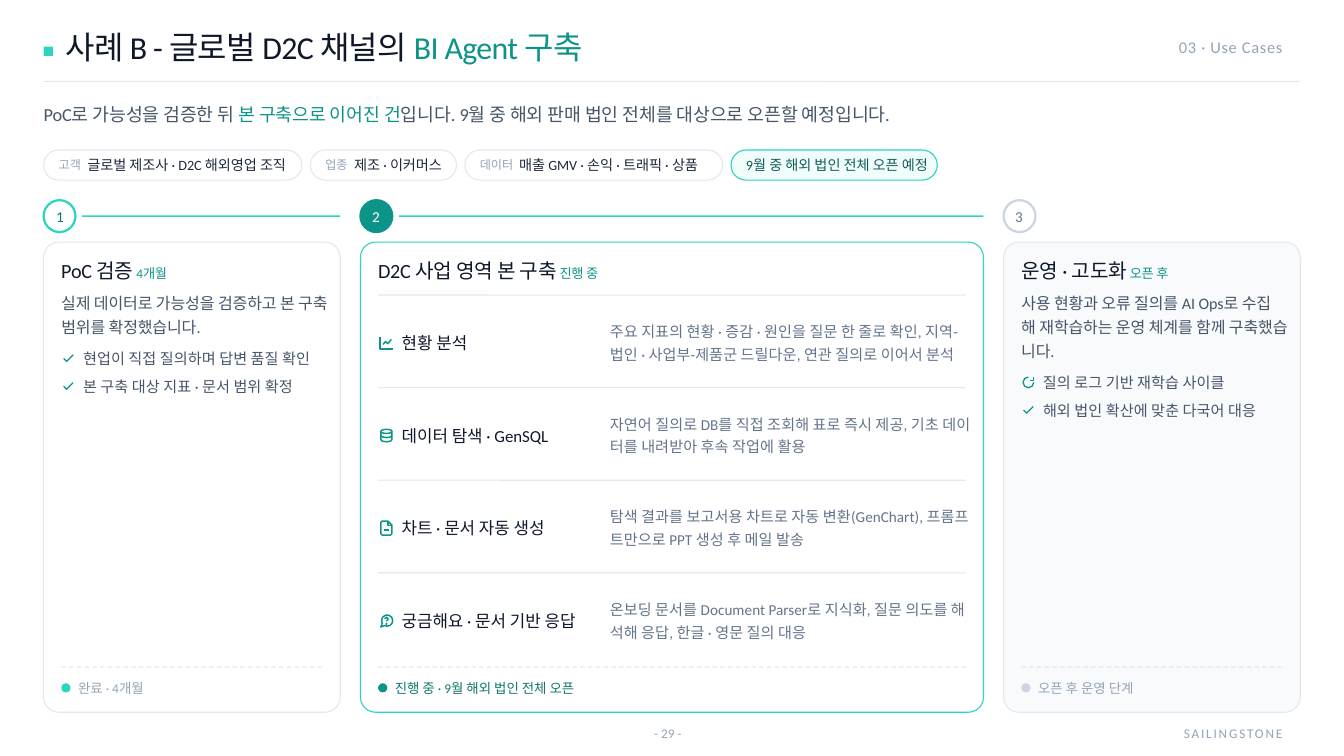
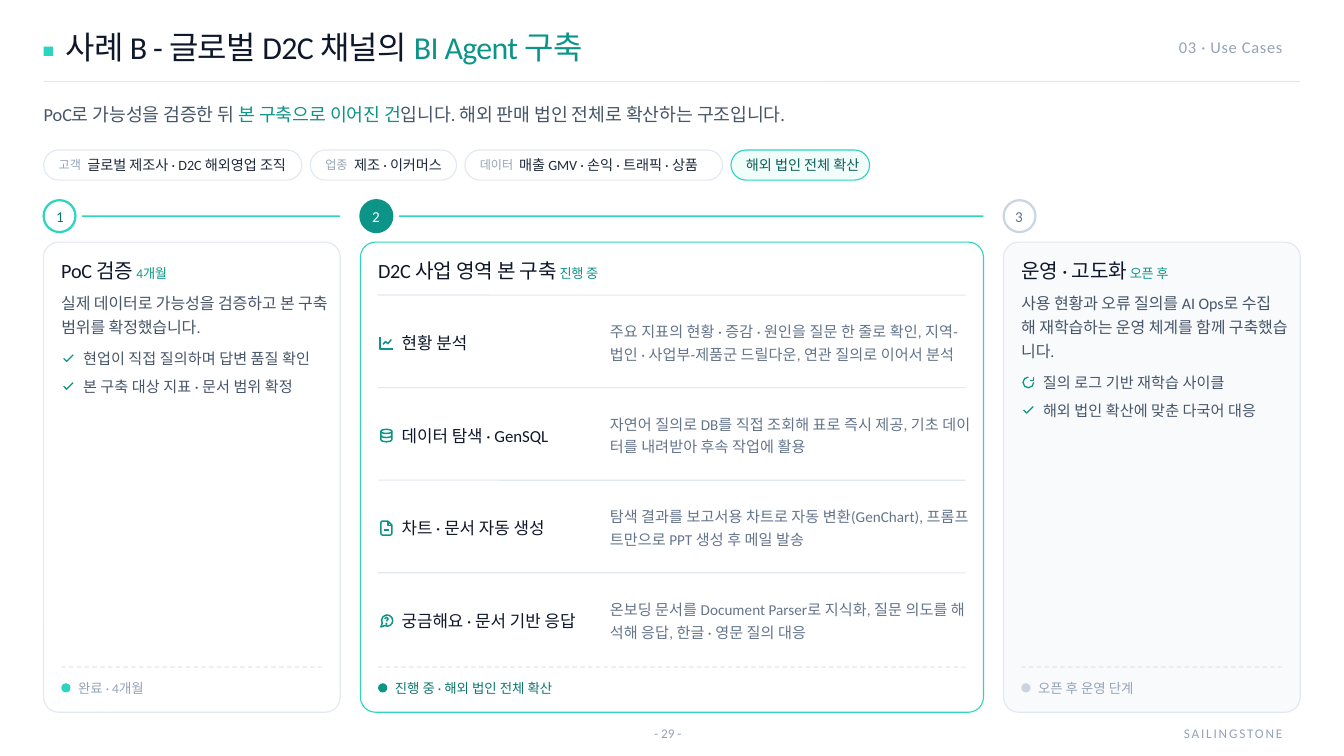
Before and after one commit to sellect-team/doc, a slide deck: slide 29 of docs/company/_source/company-intro-2026.pptx. Drawn at 1344x756 pixels with LibreOffice and Linux fonts; fonts in the diff are those of the drawing. Boxes give left, top, right and bottom in pixels: in the first picture for what was removed or moved away, otherwise in the second. Text is boxed around its words. In the diff, an @@ line names an element or a change of style, - is before the commit and + after.

```diff
--- a/docs/company/_source/company-intro-2026.pptx
+++ b/docs/company/_source/company-intro-2026.pptx
@@ text at [44,105,785,123]: text changed @@
-PoC로 가능성을 검증한 뒤 본 구축으로 이어진 건입니다. 9월 중 해외 판매 법인 전체를 대상으로 오픈할 예정입니다.
+PoC로 가능성을 검증한 뒤 본 구축으로 이어진 건입니다. 해외 판매 법인 전체로 확산하는 구조입니다.
@@ rounded rectangle: place and size @@
-rounded rectangle at [731,151,937,180]
+rounded rectangle at [731,151,870,180]
@@ text at [746,158,859,171]: text changed @@
-9월 중 해외 법인 전체 오픈 예정
+해외 법인 전체 확산
@@ text at [395,682,553,694]: text changed @@
-진행 중 · 9월 해외 법인 전체 오픈
+진행 중 · 해외 법인 전체 확산
```
Also in this commit, not shown: 19 other files.
